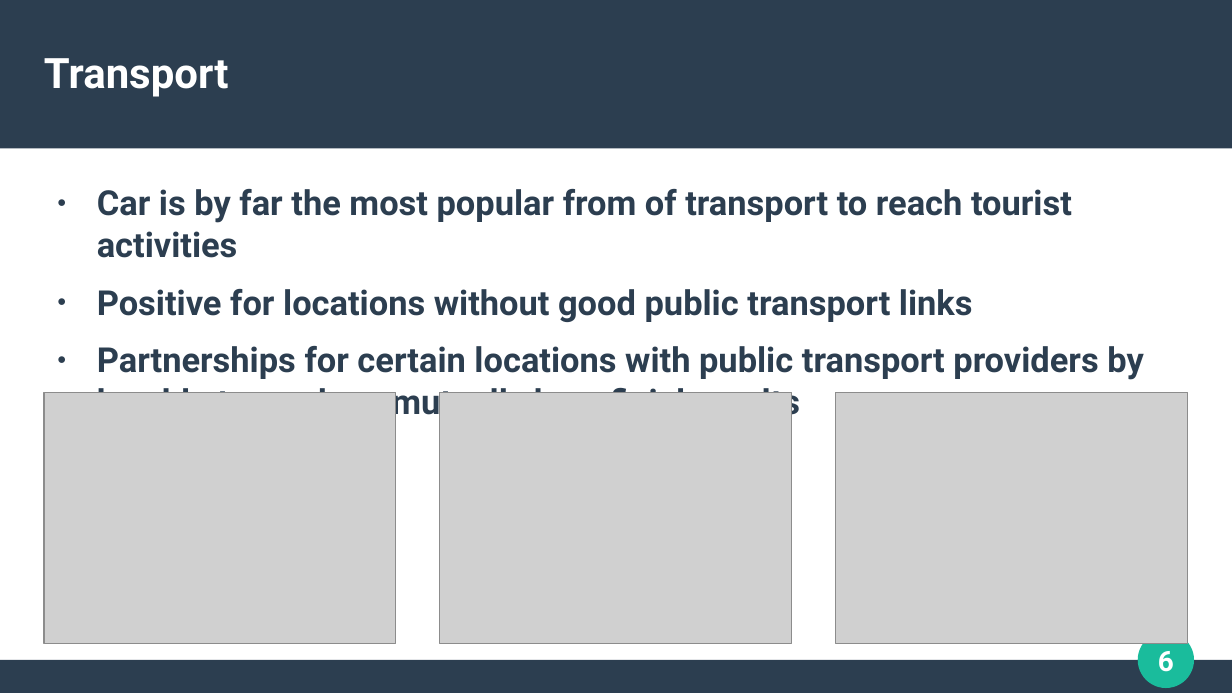
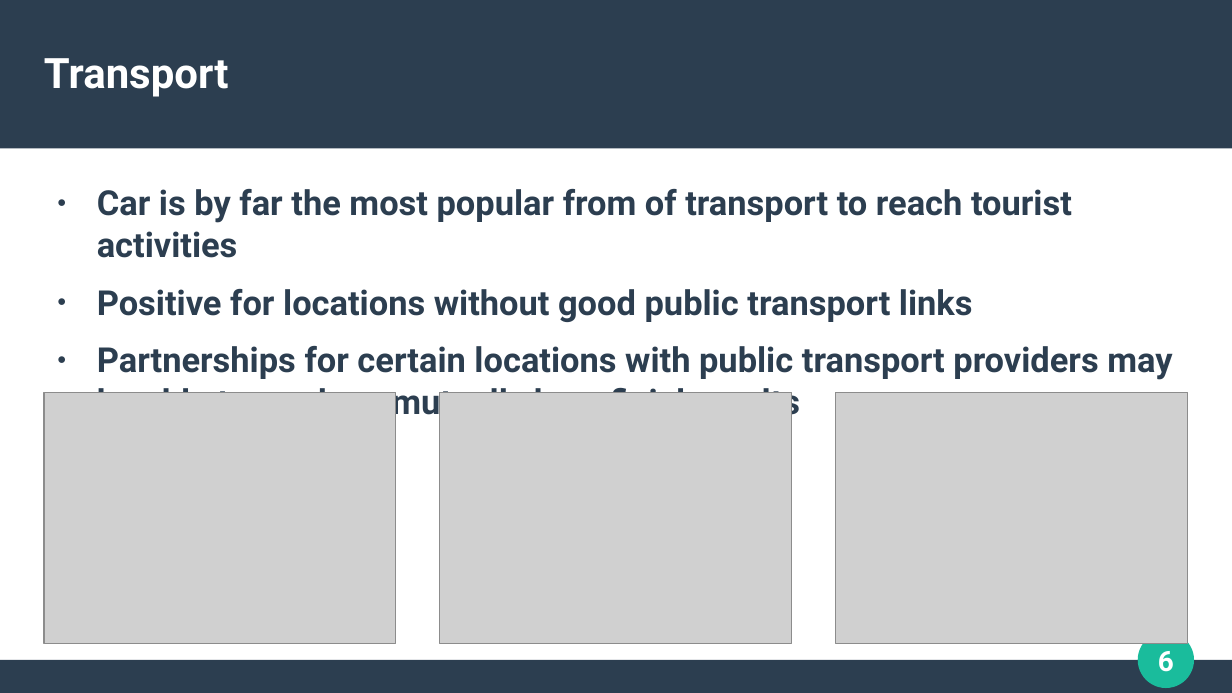
Before and after one commit to DavBradshaw/Final-project---Visit-Scotland, a slide deck: slide 6 of Presentation.odp. Drawn at 1232x693 pixels with LibreOffice and Linux fonts; fonts in the diff are those of the drawing; grey boxes stand for pictures. Boxes give left, top, right and bottom in pixels: in the first picture for what was removed or moved away, otherwise in the second. Text is boxed around its words. In the diff, an @@ line names an element or a change of style, - is before the commit and + after.

```diff
--- a/Presentation.odp
+++ b/Presentation.odp
@@ text at bbox=[97, 346, 1172, 422]: text changed @@
-● Partnerships for certain locations with public transport providers by be able to produce mutually beneficial results
+● Partnerships for certain locations with public transport providers may be able to produce mutually beneficial results
```
Also in this commit, not shown: 7 other slides changed, 1 other file.
